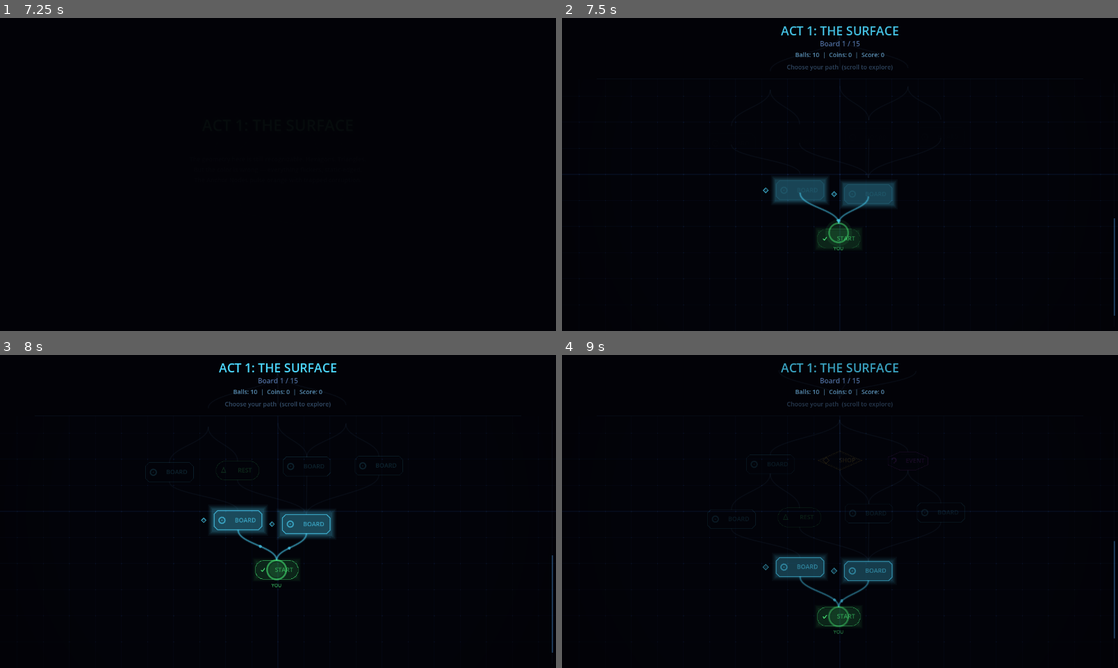
Above: before the commit, frames 1-4 (two rows, left to right).
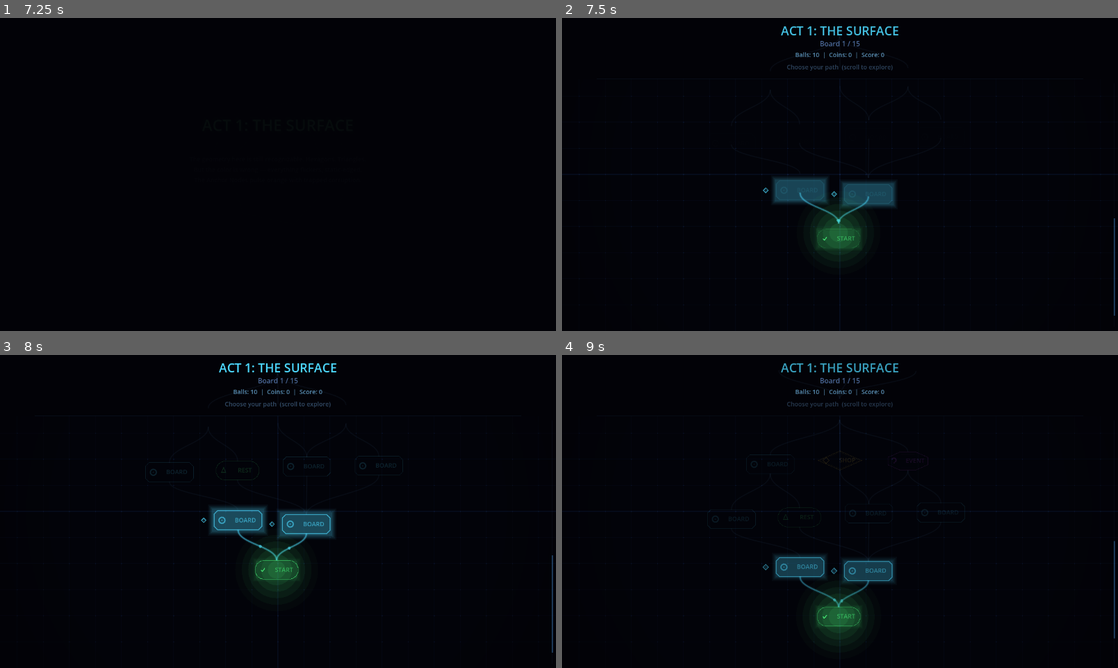
Above: after the commit, the same moments.

Repository: heliacode/poggles
Game: Godot game, scene res://scenes/main_menu.tscn
Same seed, same stepped clock (60 frames per second), same inputs: the game is played once before the commit and once after it.
Inputs (mouse positions are in pixels of both pictures, inside the frame that each line leads up to):
- Up to frame 1 (7.25 s): tap Enter at 0.5, 0.6, 2.85, 4.35, 5.75, 5.85 s; move the mouse to (400, 158) at 0.52 s; hold Right 0.53-1.25 s; click (400, 158) at 0.67 s; tap Space at 0.77, 4.52, 5 s; click "NEW RUN" at 1.25 s; drag from (166, 190) to (250, 237) at 2.02 s; move the mouse to (333, 105) at 2.77 s; hold Right 2.78-3.5 s; drag from (250, 237) to (111, 127) at 3.52 s; move the mouse to (444, 221) at 4.27 s; hold Left 4.28-5 s; drag from (111, 127) to (194, 96) at 5.02 s; move the mouse to (305, 174) at 5.77 s; hold Left 5.78-6.5 s; click (305, 174) at 5.92 s; drag from (194, 96) to (166, 190) at 6.52 s
- Up to frame 2 (7.5 s): move the mouse to (962, 158) at 7.27 s; hold Right from 7.28 s (still down); tap Enter at 7.35 s
- Up to frame 3 (8 s): keep holding Right; tap Space at 7.52 s
- Up to frame 4 (9 s): release Right at 8 s; drag from (728, 527) to (812, 574) at 8.02 s; move the mouse to (895, 442) at 8.77 s; hold Left from 8.78 s (still down); tap Enter at 8.85 s

Frame 1 is identical in both runs. In frame 2, 1.3% of the frame differs, in the area x 44-55%, y 59-78%; in frame 3, 1.3%; in frame 4, 1.4%, in the area x 44-55%, y 74-93%.

Commit message:
Replace player marker with diffuse color glow on current node
Remove circle ring and "YOU" text. Instead draw 6 layers of
expanding, breathing colored glow that diffuses outward from
the last visited node, using its type color blended with green.

Co-Authored-By: Claude Opus 4.6 (1M context) <noreply@anthropic.com>

Diff:
--- a/scripts/route_map.gd
+++ b/scripts/route_map.gd
@@ -444,30 +444,25 @@
 			draw_colored_polygon(PackedVector2Array([m_pts[0], m_pts[1], m_pts[2], m_pts[3]]), Color(mc.r, mc.g, mc.b, 0.15))
 
 func _draw_player_marker(pulse: float) -> void:
-	## Draw a bright pulsing player icon on the last visited node
+	## Draw a bright diffuse glow on the last visited node
 	if RunState.route_path.is_empty():
 		return
 	var last_row := RunState.route_path.size() - 1
 	var last_col := RunState.route_path[last_row]
-	# Find the rect for this node
 	for info in _node_rects:
 		if info["row"] == last_row and info["col"] == last_col:
 			var rect: Rect2 = info["rect"]
 			var center := Vector2(rect.position.x + rect.size.x / 2.0, rect.position.y + rect.size.y / 2.0) - Vector2(0, _scroll_y)
-			# Skip if off screen
-			if center.y < HEADER_HEIGHT - 30 or center.y > GameConfig.VIEWPORT_SIZE.y + 30:
+			if center.y < HEADER_HEIGHT - 60 or center.y > GameConfig.VIEWPORT_SIZE.y + 60:
 				return
-			# Pulsing glow circle
-			var glow_r := 28.0 + sin(_pulse * 3.0) * 4.0
-			draw_circle(center, glow_r, Color(0.3, 1.0, 0.5, 0.08 * pulse))
-			draw_circle(center, glow_r * 0.7, Color(0.3, 1.0, 0.5, 0.06 * pulse))
-			# Bright ring
-			draw_arc(center, 22.0, 0, TAU, 32, Color(0.3, 1.0, 0.5, 0.5 * pulse), 2.5, true)
-			# "YOU" text below
-			var font := ThemeDB.fallback_font
-			var you_text := "YOU"
-			var you_size := font.get_string_size(you_text, HORIZONTAL_ALIGNMENT_CENTER, -1, 11)
-			draw_string(font, Vector2(center.x - you_size.x / 2.0, center.y + rect.size.y / 2.0 + 18), you_text, HORIZONTAL_ALIGNMENT_LEFT, -1, 11, Color(0.3, 1.0, 0.5, 0.7 * pulse))
+			var c := _node_color(info["type"])
+			c = c.lerp(VISITED_PATH_COLOR, 0.4)
+			# Large diffuse glow layers (breathing)
+			var breathe := sin(_pulse * 2.0) * 0.3 + 0.7
+			for gi in range(6):
+				var r := 20.0 + float(gi) * 15.0 + sin(_pulse * 2.0) * 3.0
+				var a := (0.12 - float(gi) * 0.018) * pulse * breathe
+				draw_circle(center, r, Color(c.r, c.g, c.b, maxf(0.0, a)))
 			return
 
 # ========== NODE SHAPES ==========
